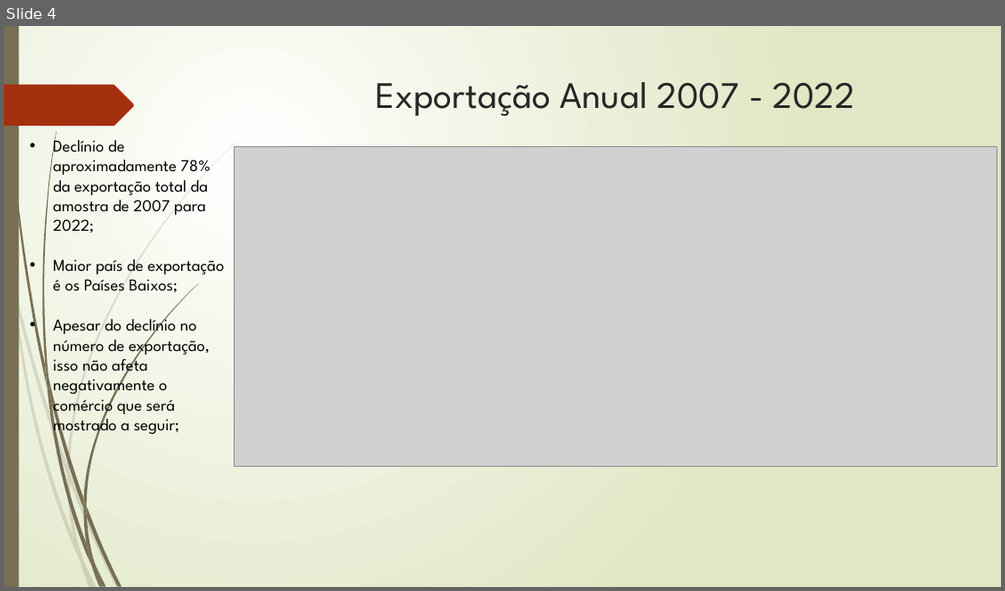
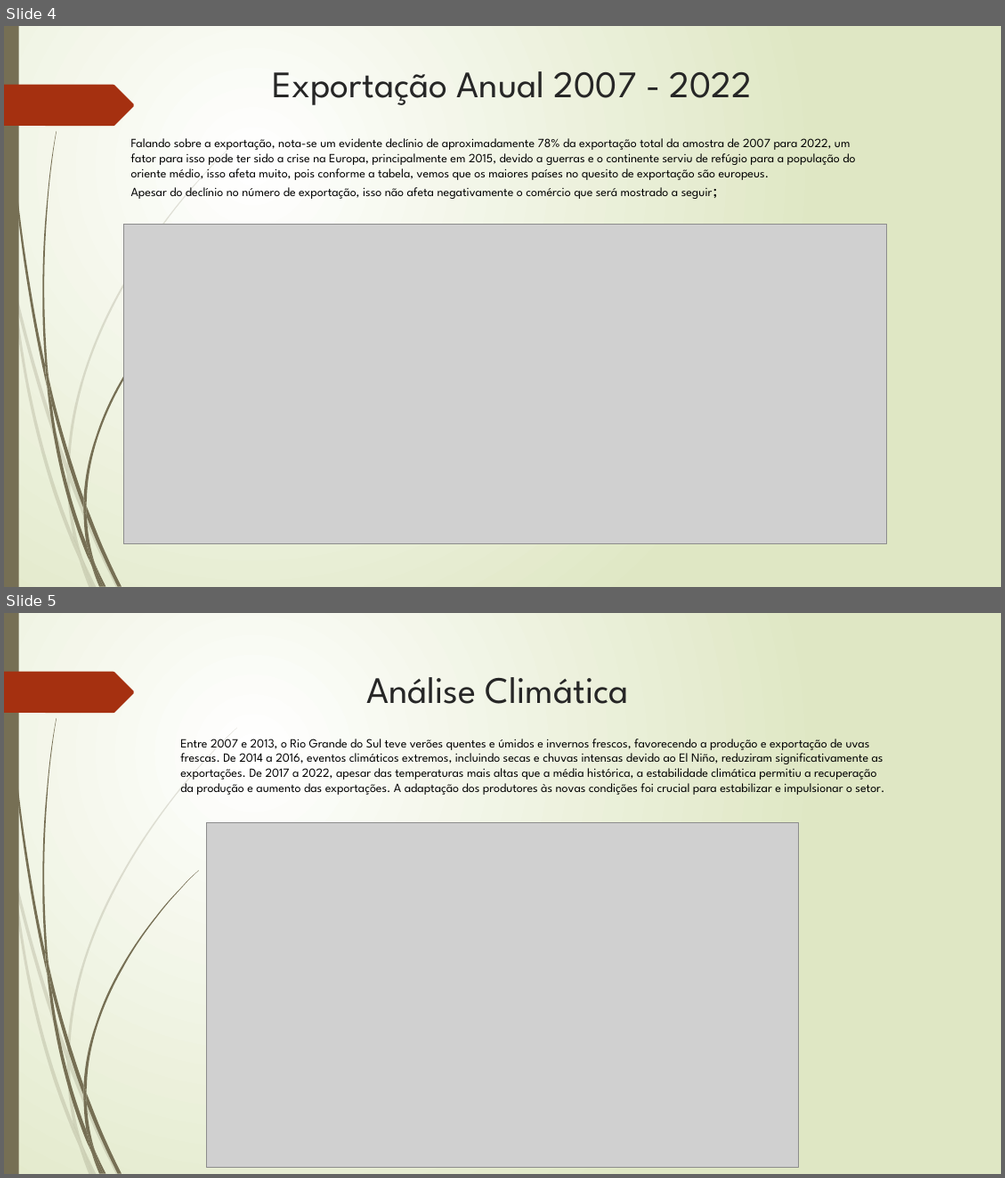
Before and after one commit to SinxCode/Tech-Challenge, a slide deck: Tech - Challenge.pptx. Shown one above the other, each under a label of ours: slide 4 before the commit, slides 4 and 5 after it. The pictures are 1005x591 and 1005x1178 pixels, drawn with LibreOffice and Linux fonts; fonts in the diff are those of the drawing; grey boxes stand for pictures. Boxes give left, top, right and bottom in pixels: in the first picture for what was removed or moved away, otherwise in the second. Text is boxed around its words. In the diff, an @@ line names an element or a change of style, - is before the commit and + after.

Commit message:
Add files via upload
POWER POINT FINAL PARA ENTREGA TECH CHALLENGE

```diff
--- a/Tech - Challenge.pptx
+++ b/Tech - Challenge.pptx
@@ slide 5 added at box(4, 613, 1001, 1174), background gradient #FFFFFF to #DFE8C4; not listed: 24 template elements that a slide beside it also shows @@
@@ title added at box(366, 677, 629, 704), 36 pt, text #262626 @@
+Análise Climática
@@ text added at box(180, 738, 884, 795), 12 pt, text #000000 @@
+Entre 2007 e 2013, o Rio Grande do Sul teve verões quentes e úmidos e invernos frescos, favorecendo a produção e exportação de uvas frescas. De 2014 a 2016, eventos climáticos extremos, incluindo secas e chuvas intensas devido ao El Niño, reduziram significativamente as exportações. De 2017 a 2022, apesar das temperaturas mais altas que a média histórica, a estabilidade climática permitiu a recuperação da produção e aumento das exportações. A adaptação dos produtores às novas condições foi crucial para estabilizar e impulsionar o setor.
@@ picture added at box(206, 822, 798, 1167) @@
@@ slide 4 changed as well @@
@@ title "Exportação Anual 2007 - 2022": place and size @@
-title "Exportação Anual 2007 - 2022" at box(375, 82, 855, 116)
+title "Exportação Anual 2007 - 2022" at box(273, 71, 752, 105)
@@ text "Falando sobre a exportação, nota-se ...": place and size @@
-text "Falando sobre a exportação, nota-se ..." at box(53, 135, 224, 436)
+text "Falando sobre a exportação, nota-se ..." at box(131, 138, 855, 199)
@@ text at box(131, 138, 855, 180): text changed; size 16 to 12 pt @@
-• Declínio de aproximadamente 78% da exportação total da amostra de 2007 para 2022;
-• Maior país de exportação é os Países Baixos;
+Falando sobre a exportação, nota-se um evidente declínio de aproximadamente 78% da exportação total da amostra de 2007 para 2022, um fator para isso pode ter sido a crise na Europa, principalmente em 2015, devido a guerras e o continente serviu de refúgio para a população do oriente médio, isso afeta muito, pois conforme a tabela, vemos que os maiores países no quesito de exportação são europeus.
@@ text at box(131, 187, 712, 199): size 16 to 12 pt in "Apesar do declínio no número de exportação, ..."; bullet • to none @@
@@ picture: place and size @@
-picture at box(235, 146, 997, 467)
+picture at box(123, 224, 886, 544)
```
Also in this commit, not shown: 6 other slides changed, 3 other slides added.
